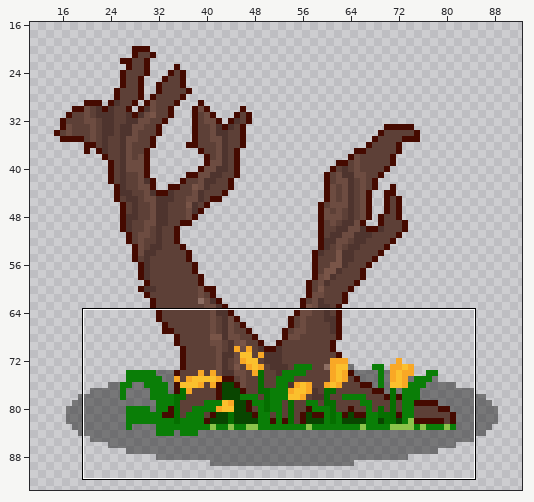
Edited in one commit: pixel-art file (Assets/Arts/Plant/Plant/Spring/BigTree_03/BigTreeLog_03.aseprite). Above: a wide view before the commit, with the close-up outlined.
Close-up. First the earlier version:
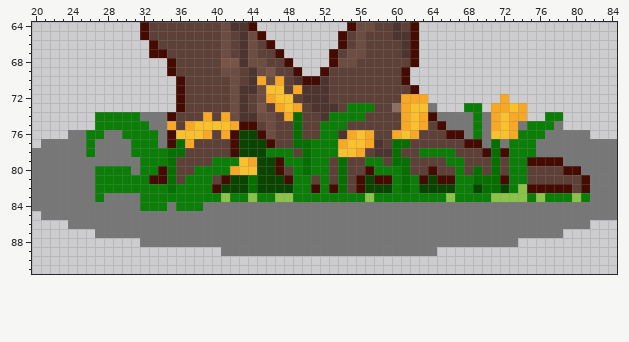
100x100 pixels, 1 frame. Shown: x 20..84, y 64..91. The wide view leaves out empty margins.
And afterwards:
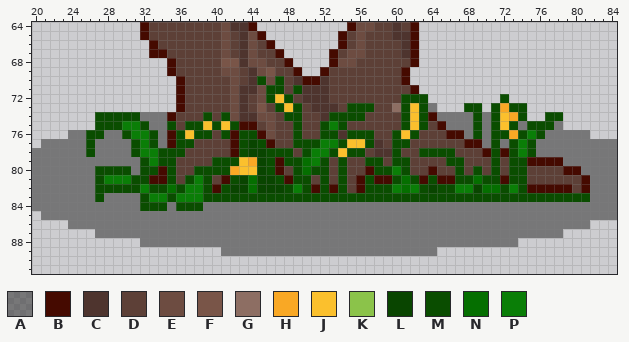
Palette (. is transparent): A #21212180  B #450a00  C #4e342e  D #5d4037  E #6d4c41  F #795548  G #8d6e63  H #f9a825  J #fbc02d  K #8bc34a  L #094500  M #0a4d00  N #056f00  P #0a7e07
From old to new:
Changed rows in their new state; - is an unchanged pixel.
Layer "Flower":
first column x 26:
70 -------------------M-M----------------------------------
71 --------------------MM-M--------------------------------
72 --------------------M-M------------MMM--------M---------
73 ---------------------M-M-----MMM---M-M----MM-M-MM-------
74 -MMMMM-------M-M------MM---MMMM----M-M-----M-M--M--MM---
75 -MMM--M--M-MM-M-M------M--M-M------M-M-----M-M-M-MMM----
76 MM--M--M--M-MM-M-MM----M--MM-MMM--M-M------M-MM-M-M-----
77 M----M-M--MM-----M-M---MMM--M--M--MM---------M-M-M------
78 M----M--MMM------M--MMM-M--M-MM---M--MMMM----M-M-M------
79 ------M-MM----MMM---M-MM--M-M--MM-MM----MM---M-MM-------
80 -MMMM-MM-M--MMMM----M--M-MM-M---MM-M-----M-M-M-MM-------
81 -M---MM--M-M-M--M----M-MM-M-M--M--M-M-M--MM-MM-MM-------
82 -MMMMM-MM-M--M-M------M-M-M-M--MMM---M-MM-----M-M-------
83 -M----M--M---MMMMMMMMMMMMMMMMMMMMMMMMMMMMMMMMMMMMMMMMMMM
84 ------MMM-MMM-------------------------------------------
